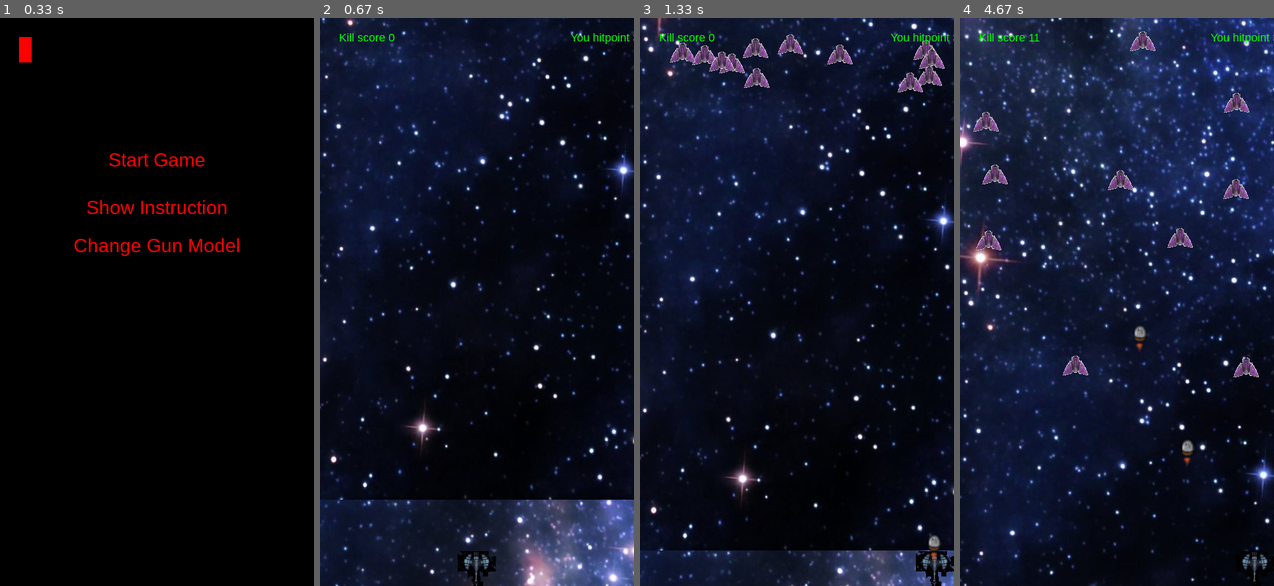
Above: before the commit, frames 1-4 (left to right).
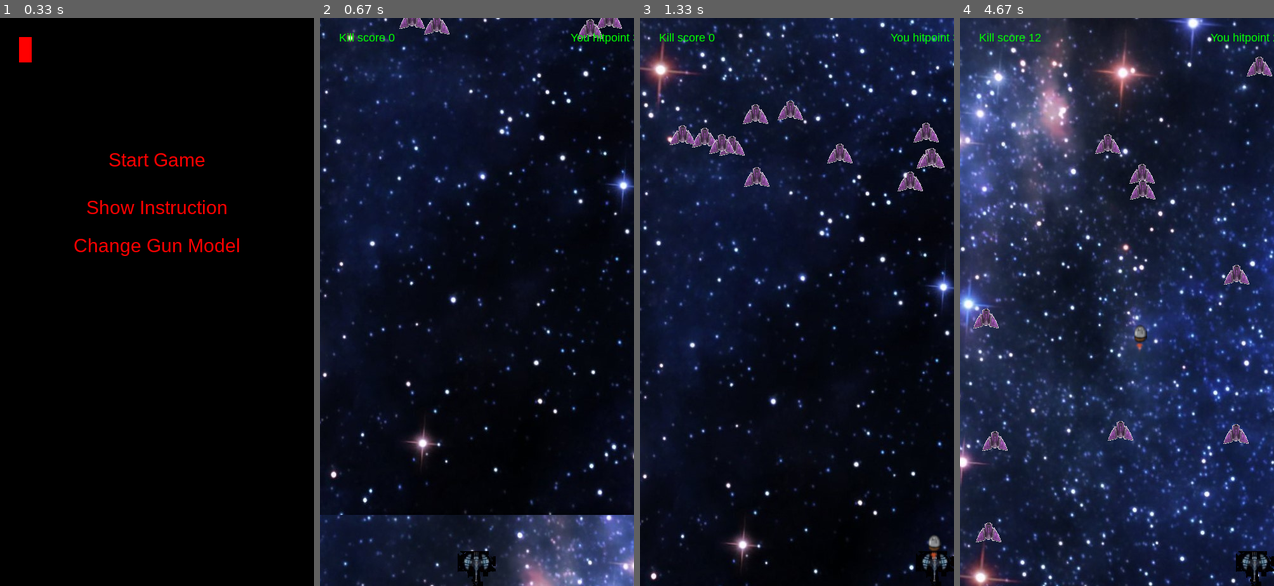
Above: after the commit, the same moments.

Repository: IlyaBulatau/shooter-pygame
Game: pygame game, started from main.py
Two runs of this game, one before a commit and one after it. Both use one fixed random seed, a clock stepped at 60 frames per second and the inputs below.
Inputs:
- Up to frame 1 (0.33 s): no input
- Up to frame 2 (0.67 s): click "Start Game" at 0.38 s
- Up to frame 3 (1.33 s): hold Right 0.67-1.13 s; hold Right from 1.17 s (still down); tap Space at 1.23 s
- Up to frame 4 (4.67 s): tap Space at 1.53, 1.73, 2.03, 2.3, 2.6, 2.73, 3.03, 3.4, 3.7, 3.9, 4.2, 4.4 s; release Right at 1.63 s; hold Left 1.67-2.2 s; hold Left 2.23-2.63 s; hold Right 2.67-3.3 s; hold Left 3.33-3.8 s; hold Right 3.83-4.3 s; hold Right from 4.33 s (still down)

Frame 1 is identical in both runs. In frame 2, 13% of the frame differs, in the area x 0-100%, y 0-100%; in frame 3, 22%; in frame 4, 65%.

Commit message:
add timer and up speed mobs on timer

Diff:
--- a/main.py
+++ b/main.py
@@ -1,5 +1,5 @@
 import pygame
-
+import random
 import sys
 
 from constant import FPS, W, H, path_to_image
@@ -7,9 +7,8 @@
 from mob import Mob
 from menu import Menu
 
-# TODO - сделать разные цели за которые будут начилсятсься разщное колво очков
+# TODO - сделать уровни
 # TODO - после окончания игры сделать возможность начать новую
-# TODO - сделать что бы в течении игры скорость движение мобов увеличивалась
 #TODO - добавить кнопку во время игры для выхода в главное меню
 #TODO - рендеринг
 class Manager:
@@ -26,7 +25,30 @@
         self.score = 0
         self.hitpoint = 3
         self.game_state = 'main'
-        self.mobs_sprite = pygame.sprite.Group()
+        self.timer = pygame.time.get_ticks()
+
+    def up_speed_mobs(self, x, y):
+        for mob in mobs_sprite:
+            mob.speed = random.randint(x, y)
+
+
+    def game_timer(self):
+        #TODO - сделать таймер времязависимым и отображать его во время игры
+        '''
+        Функция увеличивает скорость мобов со временем игры
+        '''
+        self.timer
+        self.timer += 1
+        if 500 < self.timer < 900:
+           self.up_speed_mobs(11, 14)
+        elif 900 < self.timer < 1300:
+            self.up_speed_mobs(13, 16)
+        elif 1300 < self.timer < 1600:
+            self.up_speed_mobs(15, 19)
+        elif 1600 < self.timer < 2000:
+            self.up_speed_mobs(18, 22)
+        elif 2000 < self.timer:
+            self.up_speed_mobs(21, 25)
 
     def game_cycle(self):
         '''
@@ -61,16 +83,16 @@
         '''
         if menu.change_model()[0].collidepoint(event.pos) and self.game_state == 'change-model':
             gan.first_model()
-            self.game_state = 'run'
+
         elif menu.change_model()[1].collidepoint(event.pos) and self.game_state == 'change-model':
             gan.second_model()
-            self.game_state = 'run'
+
         elif menu.change_model()[2].collidepoint(event.pos) and self.game_state == 'change-model':
             gan.third_model()
-            self.game_state = 'run'
+
         elif menu.change_model()[3].collidepoint(event.pos) and self.game_state == 'change-model':
             gan.fourth_model()
-            self.game_state = 'run'
+
 
     def game_pause(self):
         '''
@@ -91,20 +113,12 @@
         '''
         Передвижение фона
         '''
-        self.rect.bottom += 4
-        self.rect2.bottom += 4
+        self.rect.bottom += 8
+        self.rect2.bottom += 8
         if self.rect.top > H:
             self.rect.center = W//2, 0 - H//2
         if self.rect2.top > H:
              self.rect2.center = W//2, 0 - H//2
-
-    def up_mob(self):
-        '''
-        создание мобов
-        '''
-        for _ in range(12):
-            mob = Mob()
-            mobs_sprite.add(mob)
 
     def window_init(self):
         self.window.blit(self.image, self.rect)
@@ -118,6 +132,9 @@
         self.clock.tick(FPS)
 
     def init_sprite(self):
+        '''
+        Отслеживает убийства мобов
+        '''
         gan_sprite.update()
         mobs_sprite.update()
         shell_sprite.update()
@@ -137,6 +154,9 @@
         self.window.blit(show_text, rect_text)
 
     def game_over(self, mobs_sprite, gan):
+        '''
+        Отслеживает столкновение мобов с пушкой
+        '''
         hits = pygame.sprite.spritecollide(gan, mobs_sprite, True)
         for hit in hits:
             self.hitpoint -= 1
@@ -155,6 +175,7 @@
 
     def run_game(self):
         if self.game_state == 'run':
+            self.game_timer()
             self.game_cycle()
             self.window_init()
             self.init_sprite()
@@ -180,7 +201,14 @@
             menu.change_model()
             self.window_update()
         elif self.game_state == 'stop':
-            sys.exit()
+            self.game_state = 'main'
+            self.score = 0
+            self.hitpoint = 3
+            self.timer = 0
+
+
+
+
 
 manager = Manager()
 
--- a/mob.py
+++ b/mob.py
@@ -11,12 +11,12 @@
         self.rect = self.image.get_rect()
         self.rect.topleft = (random.randint(0, W - 40),
                              random.randint(-120, -60))
-        self.speed = random.randint(5, 6)
+        self.speed = random.randint(9, 12)
 
     def update(self):
         if self.rect[1] < H:
             self.rect[1] += self.speed
         else:
-            self.speed = random.randint(5, 6)
+            self.speed = random.randint(9, 12)
             self.rect[0] = random.randint(0, W - 40)
             self.rect[1] = random.randint(-120, -60)
